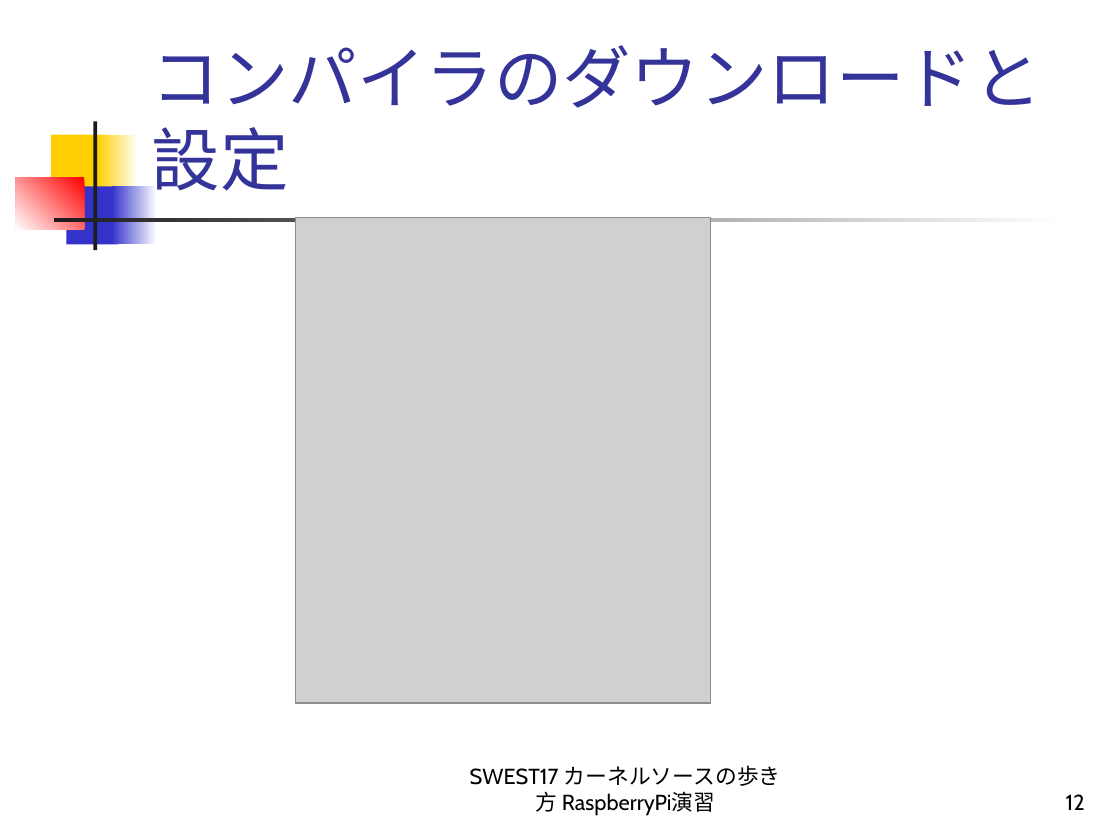
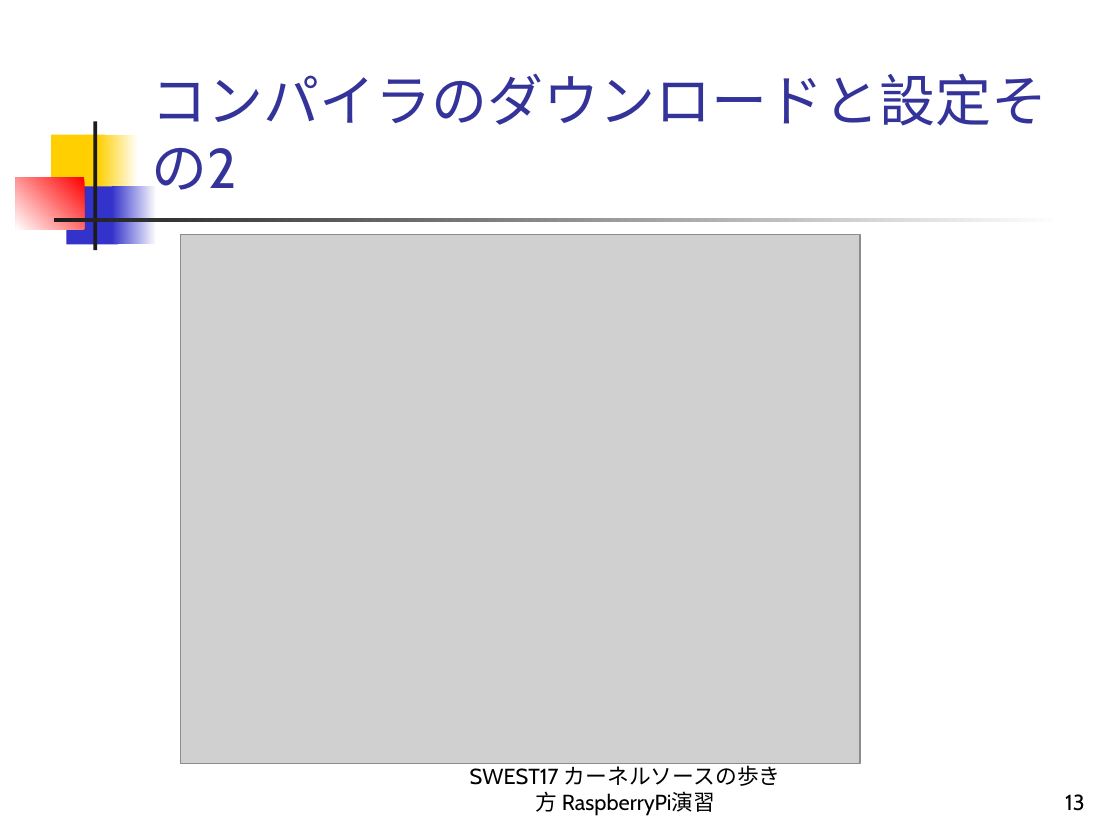
Before and after one commit to alvstakahashi/RPI-SHRINK-SSP-FULL, a slide deck: slide 13 of カーネルソースの歩き方 RaspberryPi演習.ppt (slide 12 before the commit). Drawn at 1120x840 pixels with LibreOffice and Linux fonts; fonts in the diff are those of the drawing; grey boxes stand for pictures. Boxes give left, top, right and bottom in pixels: in the first picture for what was removed or moved away, otherwise in the second. Text is boxed around its words. In the diff, an @@ line names an element or a change of style, - is before the commit and + after.

```diff
--- a/カーネルソースの歩き方 RaspberryPi演習.ppt
+++ b/カーネルソースの歩き方 RaspberryPi演習.ppt
@@ title at box(152, 73, 1048, 190): text changed; size 44 to 36 pt @@
-コンパイラのダウンロードと設定
+コンパイラのダウンロードと設定その2
@@ picture: place and size @@
-picture at box(296, 217, 711, 703)
+picture at box(180, 235, 859, 764)
@@ page number at box(1065, 794, 1085, 811): text changed @@
-12
+13
```
Also in this commit, not shown: 23 other slides changed, 1 slide added.
